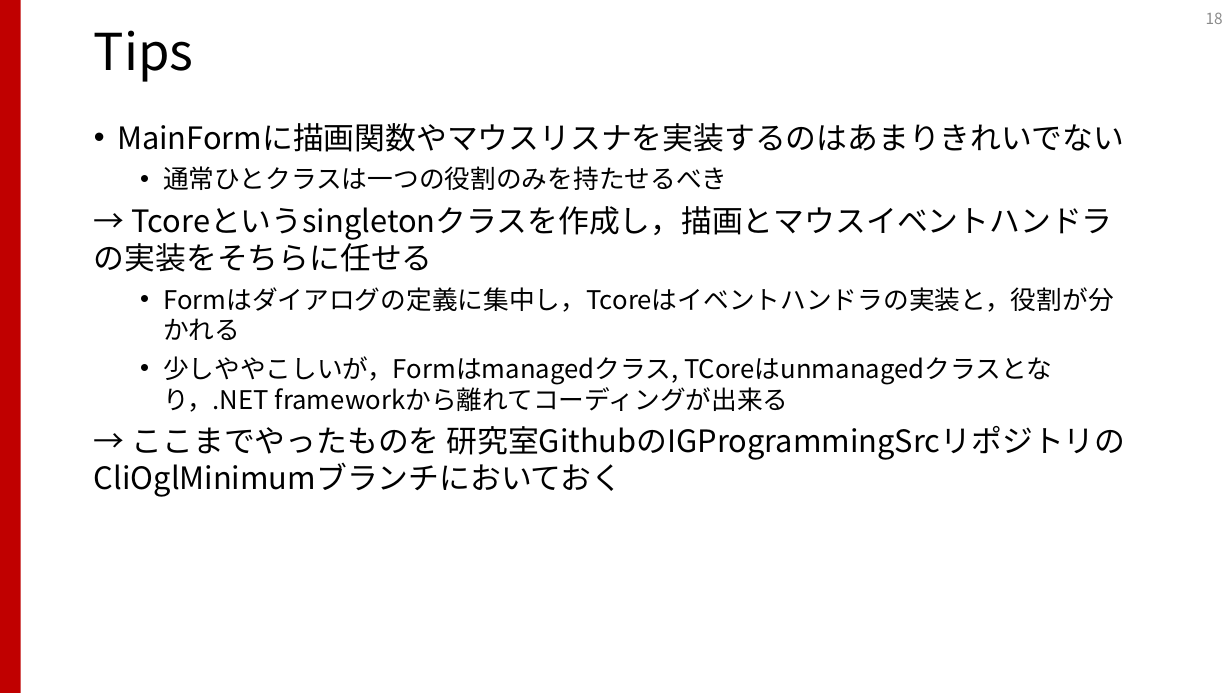
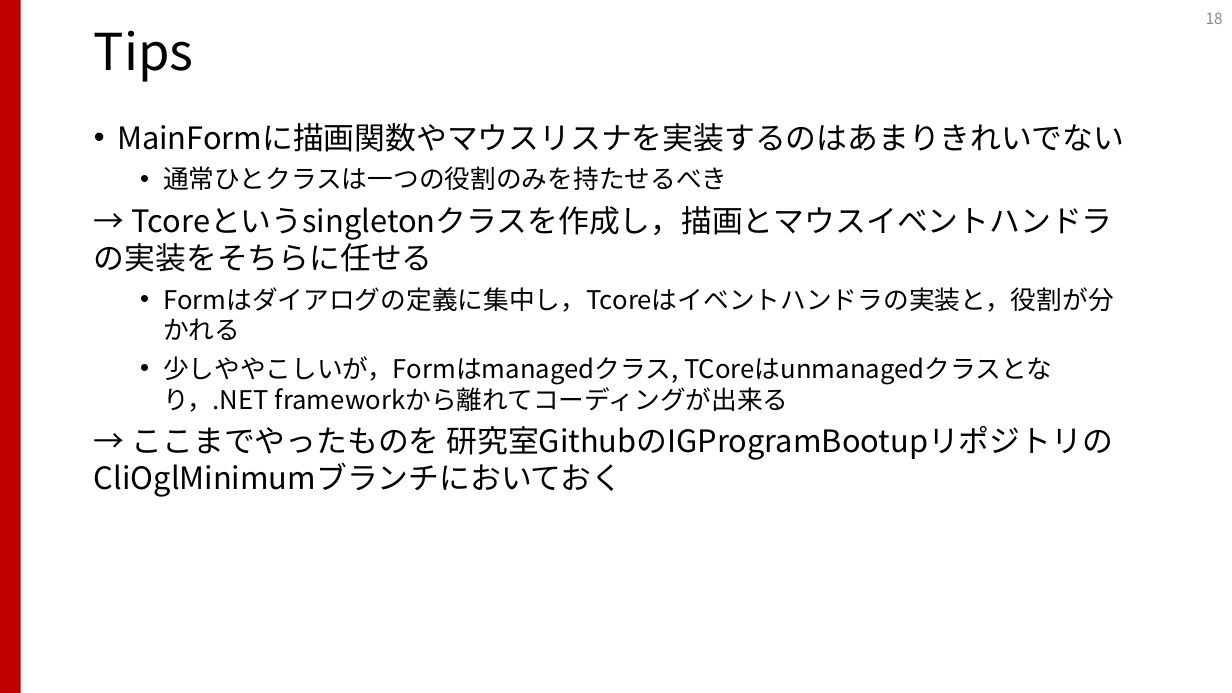
Before and after one commit to shibasab/IGLabProgramBootup, a slide deck: slide 18 of プログラミングスタートアップ.pptx. Drawn at 1232x693 pixels with LibreOffice and Linux fonts; fonts in the diff are those of the drawing. Boxes give left, top, right and bottom in pixels: in the first picture for what was removed or moved away, otherwise in the second. Text is boxed around its words. In the diff, an @@ line names an element or a change of style, - is before the commit and + after.

Commit message:
up
up

```diff
--- a/プログラミングスタートアップ.pptx
+++ b/プログラミングスタートアップ.pptx
@@ text at box(132, 426, 1114, 460): text changed @@
-→ ここまでやったものを 研究室GithubのIGProgrammingSrcリポジトリのCliOglMinimumブランチにおいておく
+→ ここまでやったものを 研究室GithubのIGProgramBootupリポジトリのCliOglMinimumブランチにおいておく
```
